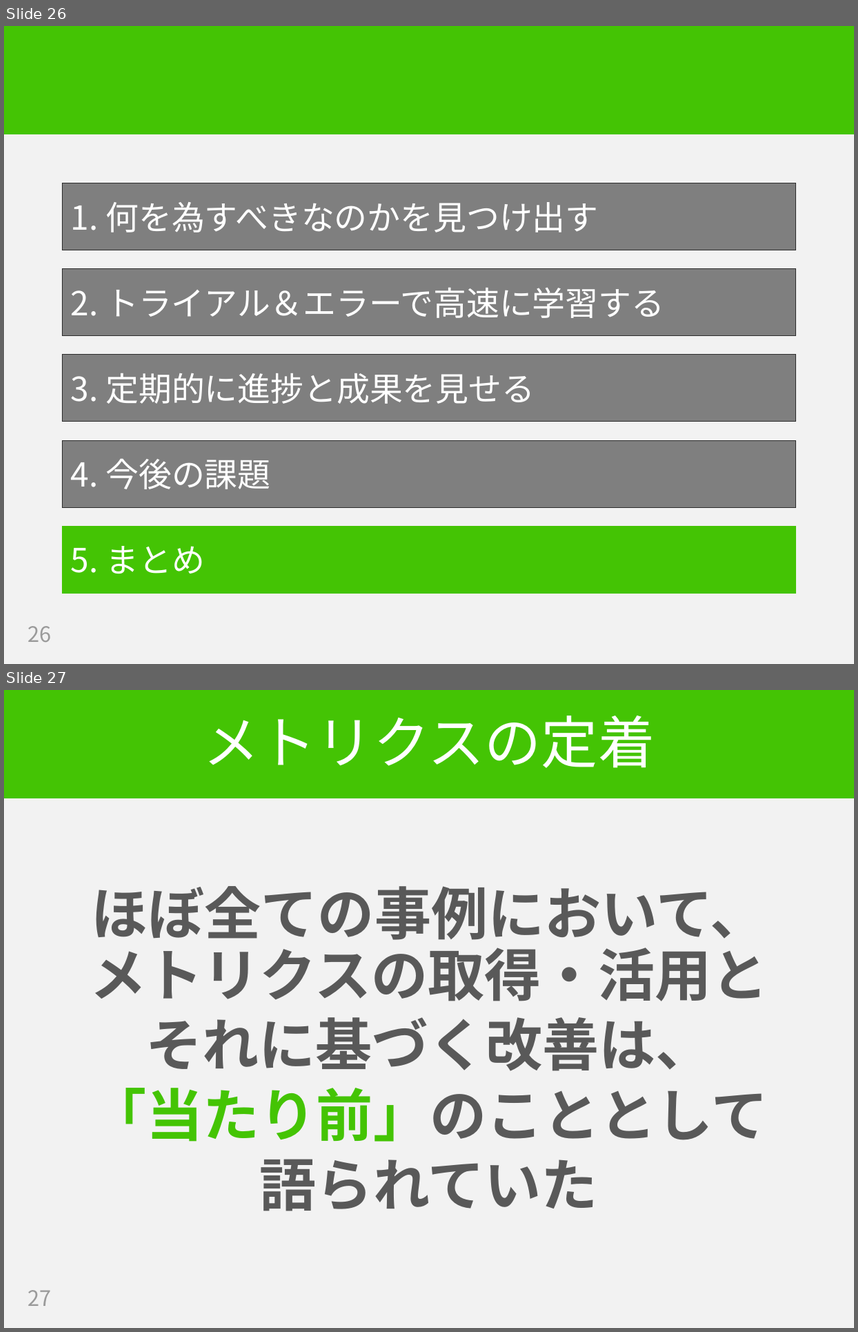
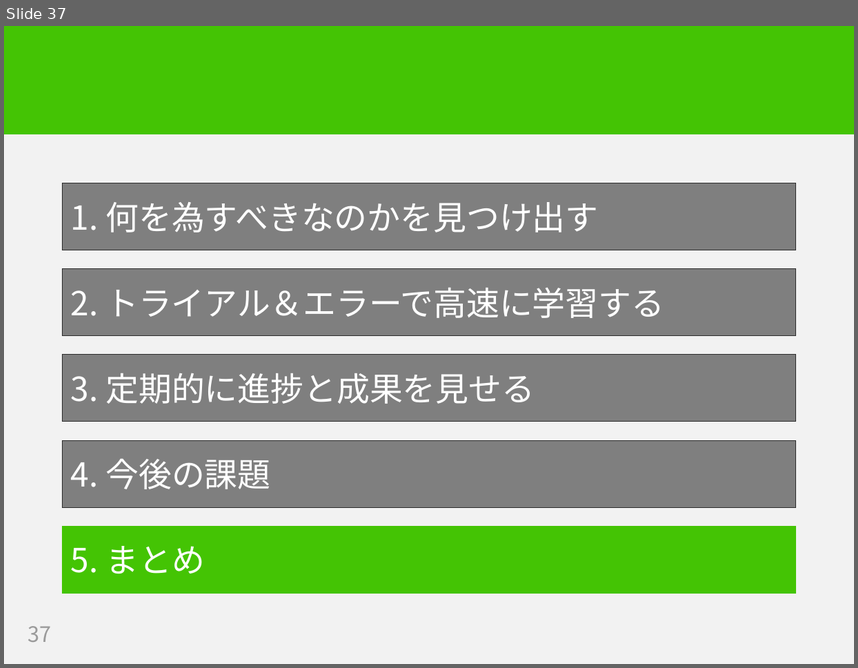
Before and after one commit to hageyahhoo/RSGT2018, a slide deck: SET_at_LINE_ja.pptx. Shown one above the other, each under a label of ours: slides 26 and 27 before the commit, slide 37 after it. The pictures are 858x1332 and 858x668 pixels, drawn with LibreOffice and Linux fonts; fonts in the diff are those of the drawing. Boxes give left, top, right and bottom in pixels: in the first picture for what was removed or moved away, otherwise in the second. Text is boxed around its words. In the diff, an @@ line names an element or a change of style, - is before the commit and + after.

```diff
--- a/SET_at_LINE_ja.pptx
+++ b/SET_at_LINE_ja.pptx
@@ slide 27 removed at (4,690,854,1328), background #F2F2F2; not listed: 1 template element that a slide beside it also shows @@
@@ title removed at (203,716,655,768) @@
-メトリクスの定着
@@ text removed at (90,886,768,1211) @@
-ほぼ全ての事例において、メトリクスの取得・活用と
-それに基づく改善は、
-「当たり前」のこととして
-語られていた
@@ page number removed at (28,1290,52,1305) @@
-27
@@ what was slide 26 is now slide 37 @@
@@ page number at (28,626,52,641): text changed @@
-26
+37
```
Also in this commit, not shown: 8 slides changed, 16 slides added, 3 other slides removed.
